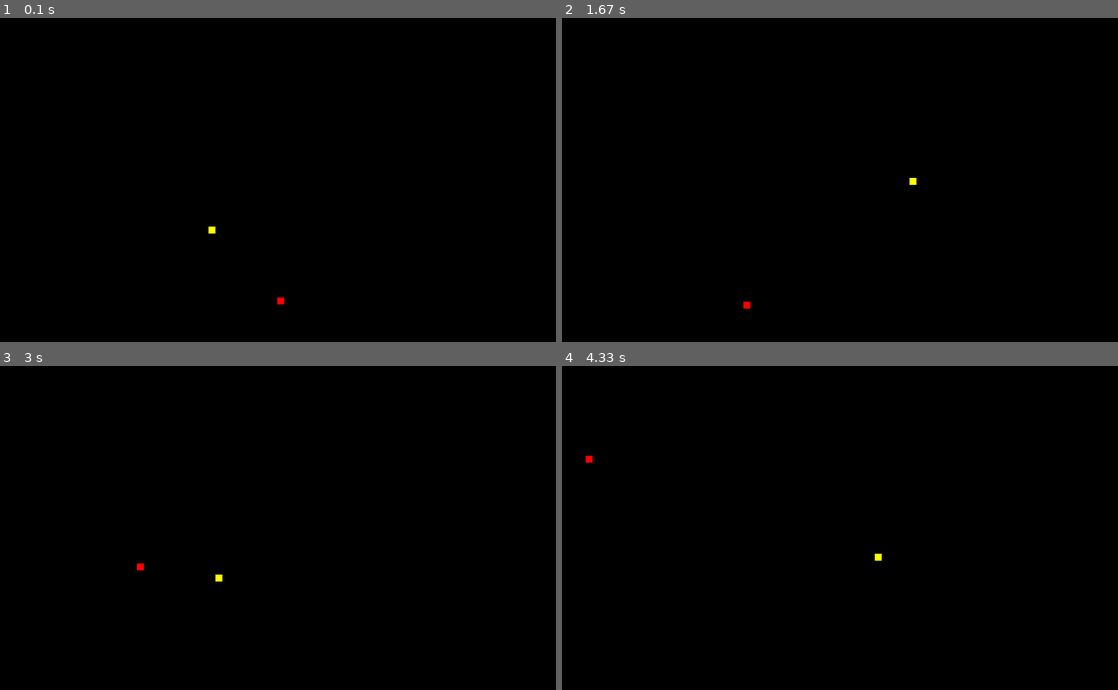
Above: before the commit, frames 1-4 (two rows, left to right).
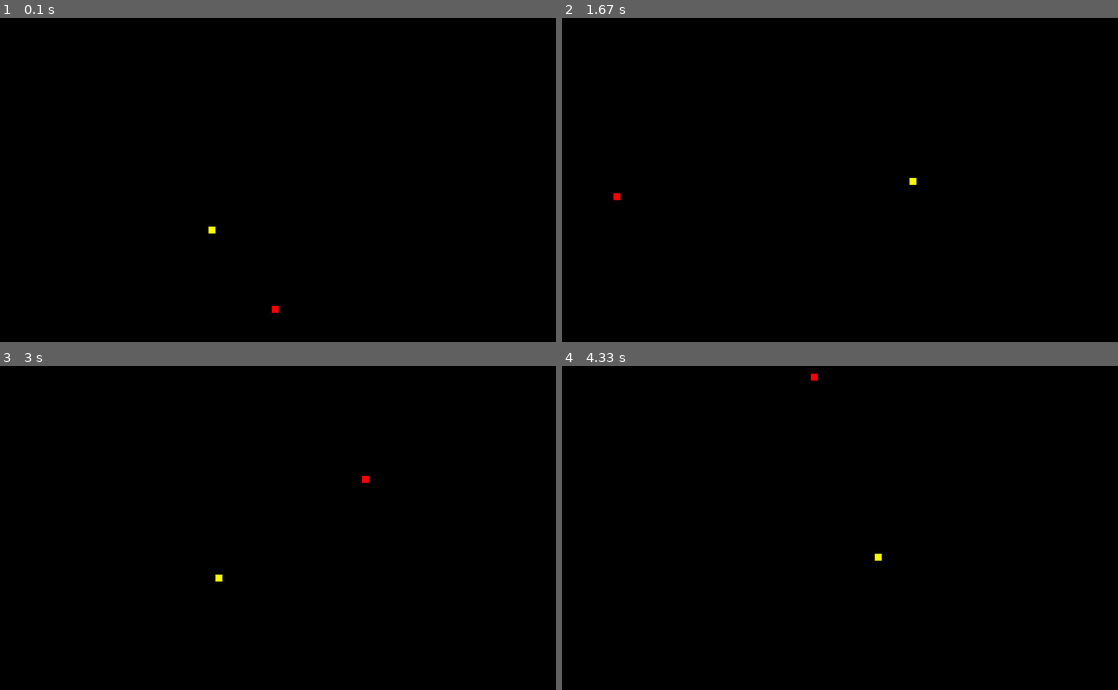
Above: after the commit, the same moments.

Repository: jdro10/ESTG-LDS-PacmanOnlineChallenge
Game: pygame game, started from Game/game.py
The game is run twice, just before and just after one commit, with the same random seed, the same clock (stepped at 60 frames per second) and the same inputs.
Inputs:
- Up to frame 1 (0.1 s): no input
- Up to frame 2 (1.67 s): hold Right 0.33-0.8 s; hold Up 0.83-1.13 s; hold Right 1.17-1.63 s
- Up to frame 3 (3 s): hold Left 1.67-2.2 s; hold Down 2.23-2.53 s; hold Left 2.57-2.97 s
- Up to frame 4 (4.33 s): hold Up 3-3.37 s; hold Right 3.4-4.03 s; hold Down from 4.07 s (still down)

The runs differ from the first frame. In frame 1, less than 0.1% of the frame differs, in the area x 48-52%, y 86-91%; in frame 2, less than 0.1%; in frame 3, less than 0.1%; in frame 4, less than 0.1%.

Commit message:
Adicionadas as restrições das bordas

Diff:
--- a/Game/game.py
+++ b/Game/game.py
@@ -48,22 +48,36 @@
                 lead_x_change = 0
 
     if(vertical):
-        pacmanVermelho_y_change += randint(-1 , 1)
+        pacmanVermelho_y_change += randint(-10 , 10)
         pacmanVermelho_x_change += 0
         vertical = False
     else:
         pacmanVermelho_y_change += 0
-        pacmanVermelho_x_change += randint(-1 , 1)
+        pacmanVermelho_x_change += randint(-10 , 10)
         vertical = True
 
+
+    if pacmanVermelho_x + pacmanVermelho_x_change > 790 or pacmanVermelho_x + pacmanVermelho_x_change < 0:
+        pacmanVermelho_x_change = 0
+
+    if pacmanVermelho_y + pacmanVermelho_y_change > 590 or pacmanVermelho_y + pacmanVermelho_y_change < 0:
+        pacmanVermelho_y_change = 0
+
+    if lead_x + lead_x_change > 790 or lead_x + lead_x_change < 0:
+        lead_x_change = 0
+
+    if lead_y + lead_y_change > 590 or lead_y + lead_y_change < 0:
+        lead_y_change = 0
 
     pacmanVermelho_x += pacmanVermelho_x_change
     pacmanVermelho_y += pacmanVermelho_y_change
 
+
     lead_x += lead_x_change
     lead_y += lead_y_change
+
+
     gameDisplay.fill(black)
-    ##pacman(x, y)
     pygame.draw.rect(gameDisplay, yellow, [lead_x, lead_y, 10, 10]) ##[coordenada a desenhar,coordenada a desenhar, altura, largura]
     pygame.draw.rect(gameDisplay, red, [pacmanVermelho_x, pacmanVermelho_y, 10, 10])
     pygame.display.update()
